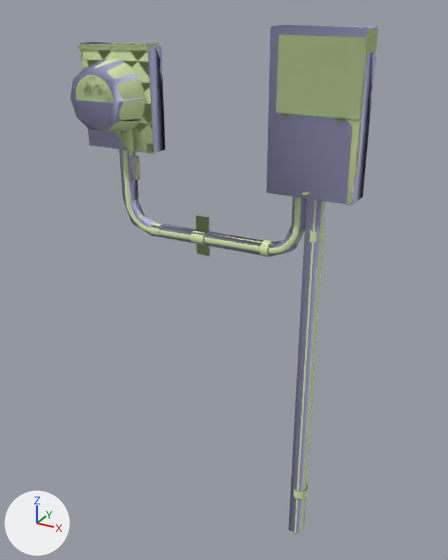
An edit to the Blender file src/props_mining/junctionbox03.blend, drawn before and after from the same camera.
Rendered twice from a 50 mm camera at (37.8, -105.8, 111.3) aimed at (-19.5, -1.5, 59.1). Arrows for +X, +Y and +Z are at lower left; the lights stay in place.

The first picture shows 'junctionbox03', 'junctionbox03_lod1', 'junctionbox03_physics'.
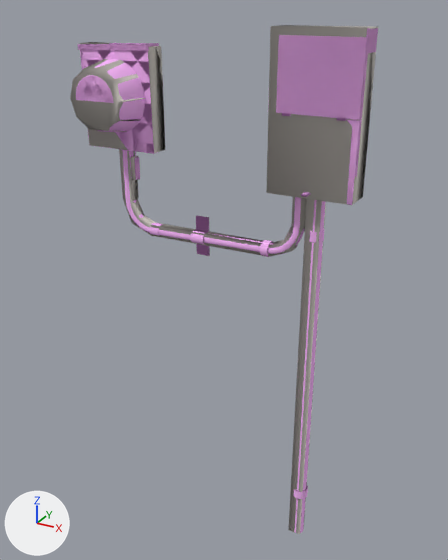
Boxes [x1, y1, x2, y2] around the edits, measured in the pictures (448 x 560 px):
'junctionbox03_physics', recoloured (blue to grey): [70, 25, 378, 534] in both
'junctionbox03', recoloured (green to pink): [76, 28, 370, 533] in both
'junctionbox03_lod1', recoloured (green to pink): [77, 28, 378, 256] in both

The change in detail:
Material 'junctionbox01' (mat_junctionbox01) changes colour from green #daedb2 to pink #fbb9fc; in linear values from (0.699, 0.844, 0.445) to (0.961, 0.488, 0.972).
Material '  phy' (mat_phy) changes colour from blue #bfc0e9 to light grey #cac4be; in linear values from (0.523, 0.527, 0.813) to (0.591, 0.555, 0.516).
